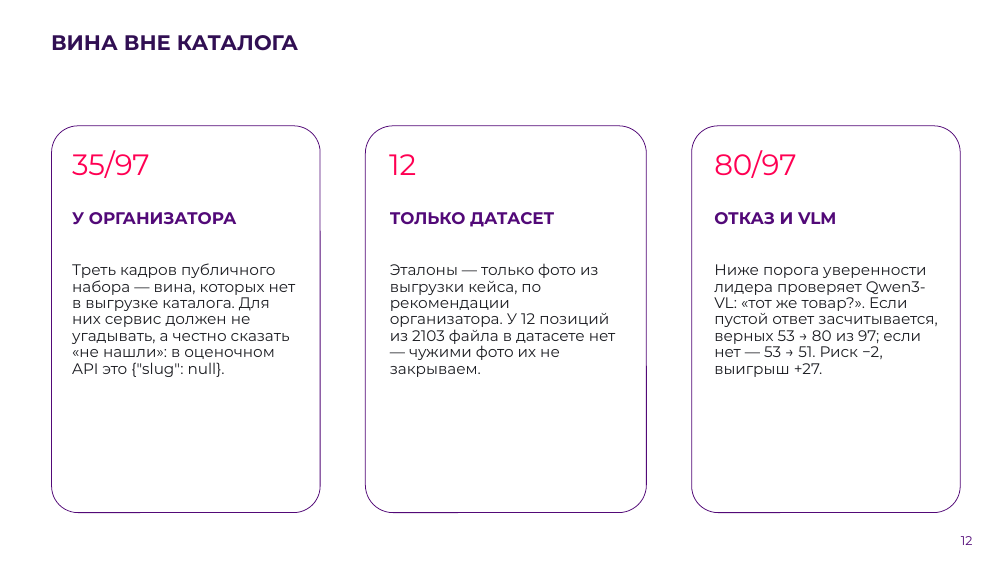
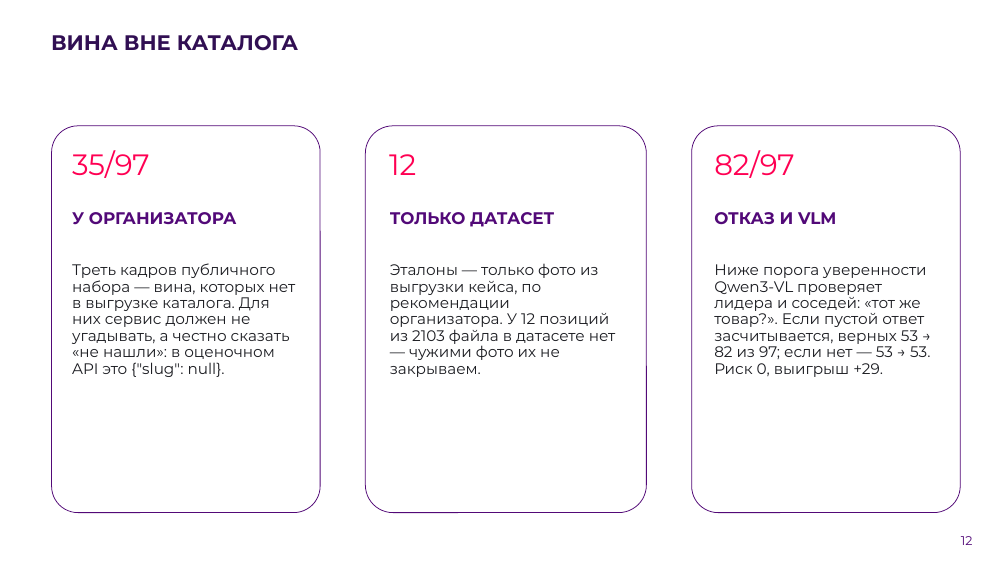
Before and after one commit to AlexGvr/rus_vines, a slide deck: slide 12 of ЛЦТ2026 Сканер российских вин.pptx. Drawn at 1008x567 pixels with LibreOffice and Linux fonts; fonts in the diff are those of the drawing; background and template pictures are left out. Boxes give left, top, right and bottom in pixels: in the first picture for what was removed or moved away, otherwise in the second. Text is boxed around its words. In the diff, an @@ line names an element or a change of style, - is before the commit and + after.

```diff
--- a/ЛЦТ2026 Сканер российских вин.pptx
+++ b/ЛЦТ2026 Сканер российских вин.pptx
@@ text at (714, 150, 794, 178): text changed @@
-80/97
+82/97
@@ text at (714, 264, 930, 377): text changed @@
-Ниже порога уверенности лидера проверяет Qwen3-VL: «тот же товар?». Если пустой ответ засчитывается, верных 53 → 80 из 97; если нет — 53 → 51. Риск −2, выигрыш +27.
+Ниже порога уверенности Qwen3-VL проверяет лидера и соседей: «тот же товар?». Если пустой ответ засчитывается, верных 53 → 82 из 97; если нет — 53 → 53. Риск 0, выигрыш +29.
```
Also in this commit, not shown: 4 other slides changed, 2 other files.
